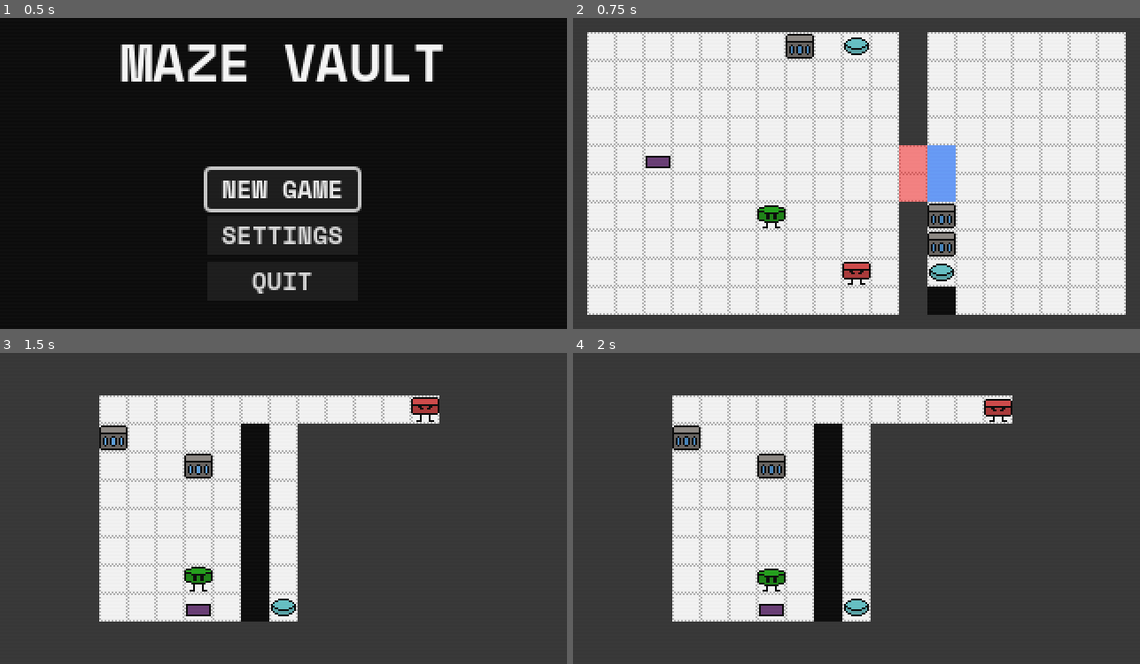
Above: before the commit, frames 1-4 (two rows, left to right).
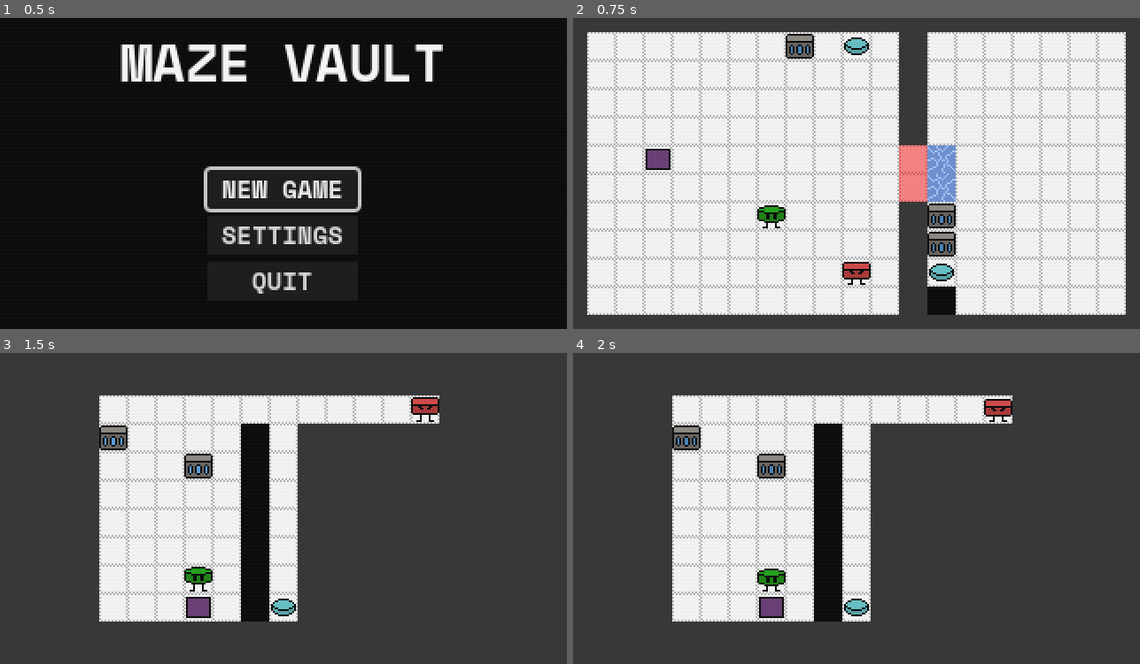
Above: after the commit, the same moments.

Repository: daredakke/maze-vault
Game: Godot game, scene res://scenes/game.tscn
Same seed, same stepped clock (60 frames per second), same inputs: the game is played once before the commit and once after it.
Inputs:
- Up to frame 1 (0.5 s): no input
- Up to frame 2 (0.75 s): click "NEW GAME" at 0.5 s
- Up to frame 3 (1.5 s): tap Enter (ui_accept) at 1.25 s; hold Right (right) from 1.28 s (still down); tap P (TEST_next_level) at 1.35 s
- Up to frame 4 (2 s): keep holding Right (right); tap Enter (ui_accept) at 1.52 s

Frame 1 is identical in both runs. In frame 2, 1.1% of the frame differs, in the area x 12-68%, y 40-60%; in frame 3, 0.2%; in frame 4, 0.2%.

Commit message:
Update sprites

Diff:
--- a/scenes/teleporter.tscn
+++ b/scenes/teleporter.tscn
@@ -5,7 +5,7 @@
 
 [sub_resource type="Animation" id="Animation_mvfko"]
 resource_name = "active"
-length = 0.8
+length = 1.6
 loop_mode = 1
 tracks/0/type = "value"
 tracks/0/imported = false
@@ -14,7 +14,7 @@
 tracks/0/interp = 1
 tracks/0/loop_wrap = true
 tracks/0/keys = {
-"times": PackedFloat32Array(0, 0.2, 0.4, 0.6),
+"times": PackedFloat32Array(0, 0.4, 0.8, 1.2),
 "transitions": PackedFloat32Array(1, 1, 1, 1),
 "update": 1,
 "values": [1, 2, 3, 4]
Binary file changed: assets/teleporter.png
Binary file changed: assets/void-one-tile.png
